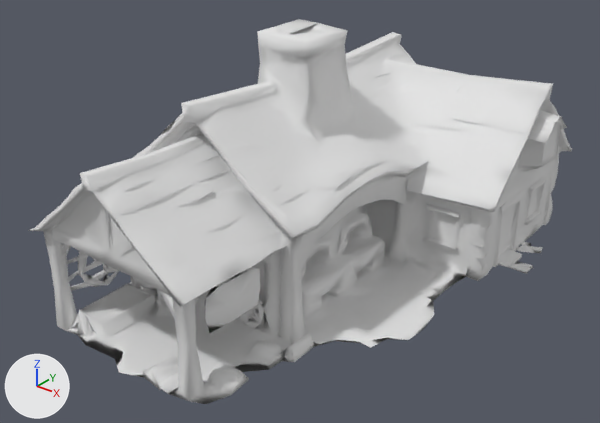
An edit to the glTF model assets/env/den-town/forge.glb, drawn before and after from the same camera.
Before and after are seen from a 50 mm camera at (0.867, -1.186, 0.601) aimed at (-0.023, -0.074, -0.088). Lighting does not change. The marker at lower left points along +X, +Y and +Z. The older version comes first. Where no turn or scale is listed for an object, it has been applied to the vertices.

Before the edit, the objects in view are built like this:
```python
mat_forgeshell = principled_material('ForgeShell')
mat_forgeshell.base_color = (0.78, 0.78, 0.78)  # white #e5e5e5
mat_forgeshell.roughness = 0.85
me_tripo_mesh_580189e5_0bd2_4856_90a5_fa4d87637a9b = bpy.data.meshes.new('tripo_mesh_580189e5-0bd2-4856-90a5-fa4d87637a9b')
me_tripo_mesh_580189e5_0bd2_4856_90a5_fa4d87637a9b.from_pydata(...)  # 2225 vertices, 4648 faces; spans x -0.318..0.318, y -0.5..0.5, z -0.24..0.24
me_tripo_mesh_580189e5_0bd2_4856_90a5_fa4d87637a9b.materials.append(mat_forgeshell)  # white #e5e5e5
ob_tripo_mesh_580189e5_0bd2_4856_90a5_fa4d87637a9b = bpy.data.objects.new('tripo_mesh_580189e5-0bd2-4856-90a5-fa4d87637a9b', me_tripo_mesh_580189e5_0bd2_4856_90a5_fa4d87637a9b)
ob_tripo_mesh_580189e5_0bd2_4856_90a5_fa4d87637a9b.location = (0.0, 0.0, 0.0)
```
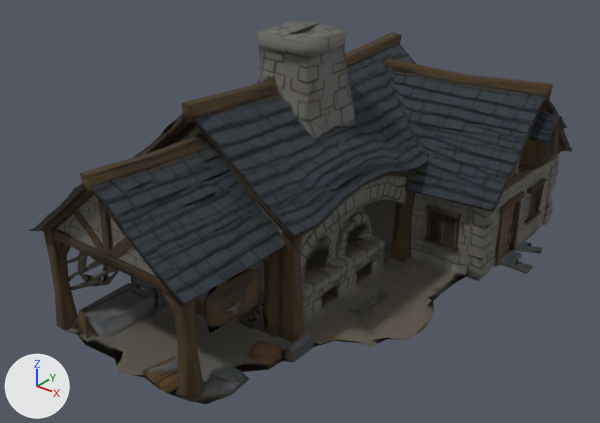
Changed parts and their boxes [x1, y1, x2, y2] in the pictures (600 x 423 px):
'tripo_mesh_580189e5-0bd2-4856-90a5-fa4d87637a9b', surface changed (white to black): [28, 19, 572, 404] in both

The change, as a list of edits to the scene's bpy script:
```text
Add img_forgeshell_color:
    img_forgeshell_color = load_image('ForgeShell_color', '_unpacked/ForgeShell_color', 1024, 1024, 'sRGB')
Change mat_forgeshell:
    remove mat_forgeshell.base_color = (0.78, 0.78, 0.78)  # white #e5e5e5
    add mat_forgeshell.texture = img_forgeshell_color
    mat_forgeshell.roughness: 0.85 -> 1.0
```
